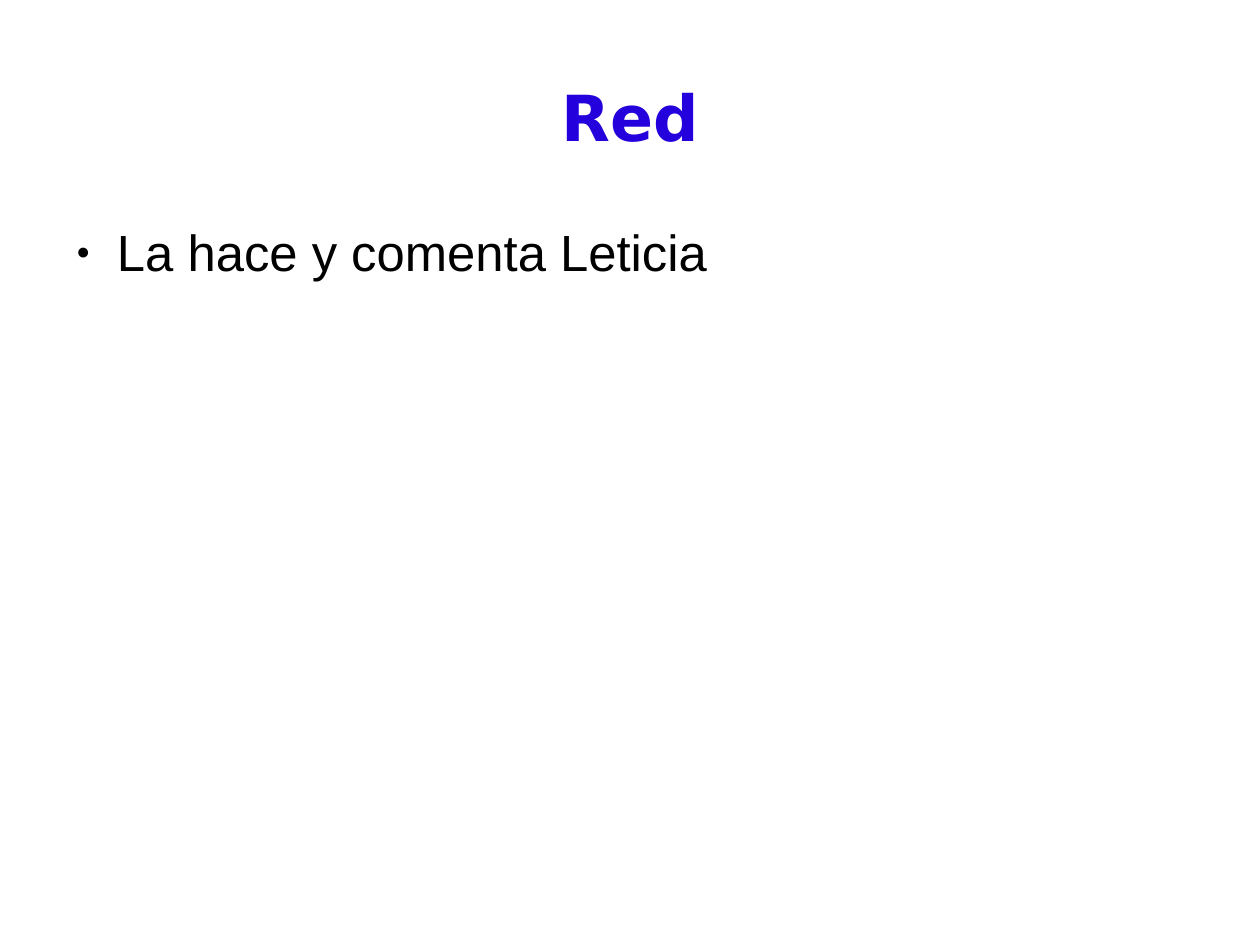
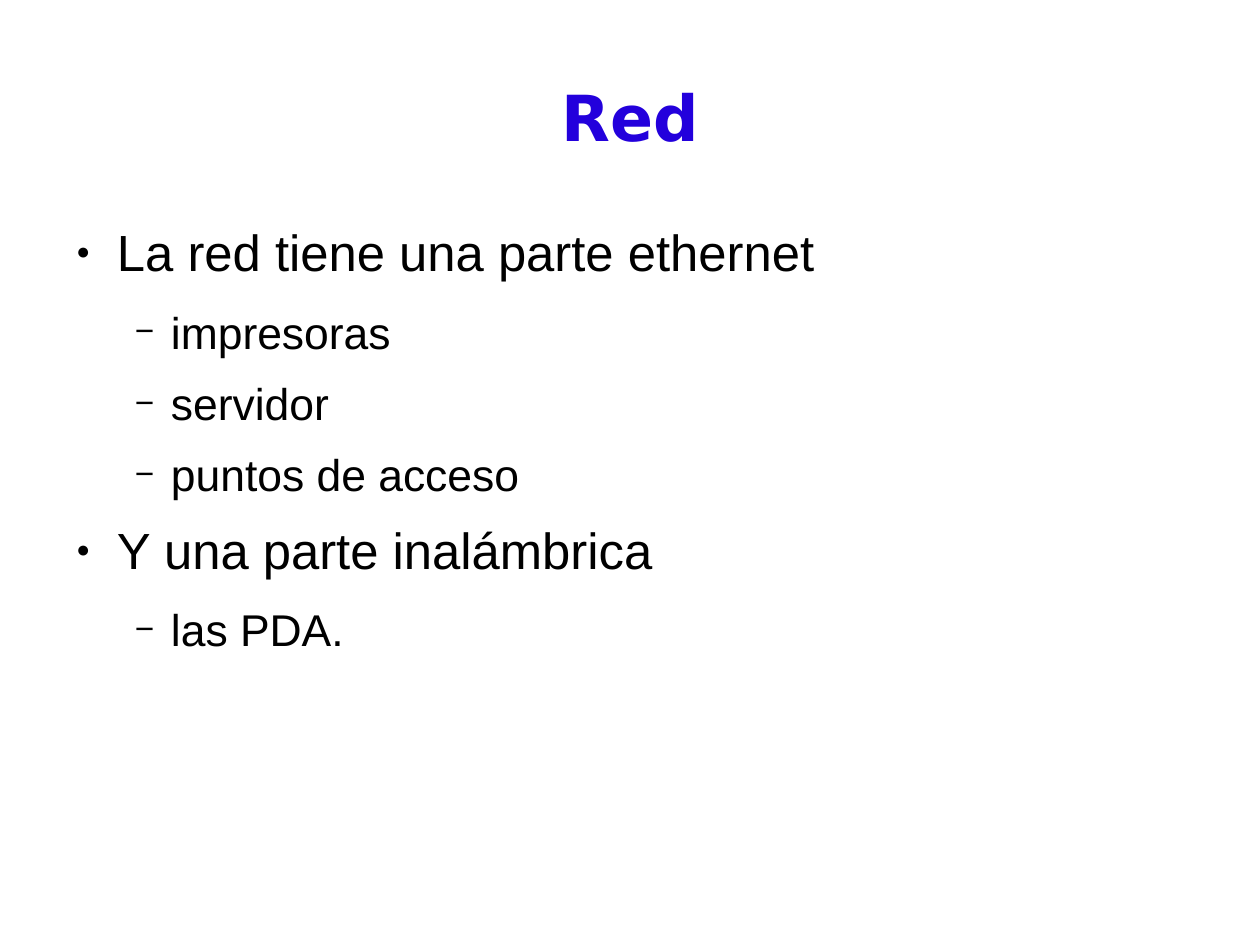
Before and after one commit to BackupTheBerlios/pdassii, a slide deck: slide 14 of Documentos/presentación.odp. Drawn at 1260x945 pixels with LibreOffice and Linux fonts; fonts in the diff are those of the drawing. Boxes give left, top, right and bottom in pixels: in the first picture for what was removed or moved away, otherwise in the second. Text is boxed around its words. In the diff, an @@ line names an element or a change of style, - is before the commit and + after.

Commit message:
Lo de leticia

```diff
--- a/Documentos/presentación.odp
+++ b/Documentos/presentación.odp
@@ text at bbox=[117, 234, 814, 647]: text changed @@
-● La hace y comenta Leticia
+● La red tiene una parte ethernet
+  − impresoras
+  − servidor
+  − puntos de acceso
+● Y una parte inalámbrica
+  − las PDA.
```
Also in this commit, not shown: 4 other slides changed, 6 slides added.
